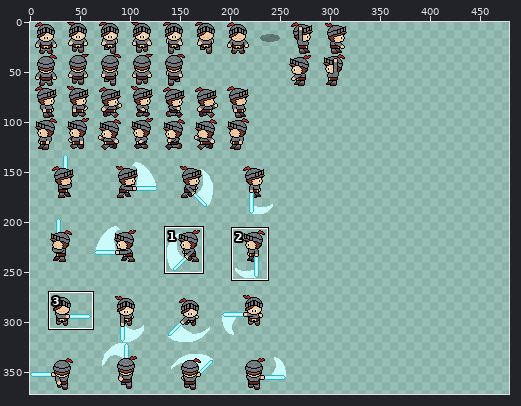
Pixel-art file -- Assets/Sprites/player/player_knight_master.aseprite. Above, an overview of the earlier version with the close-up marked.
Close-up. Before:
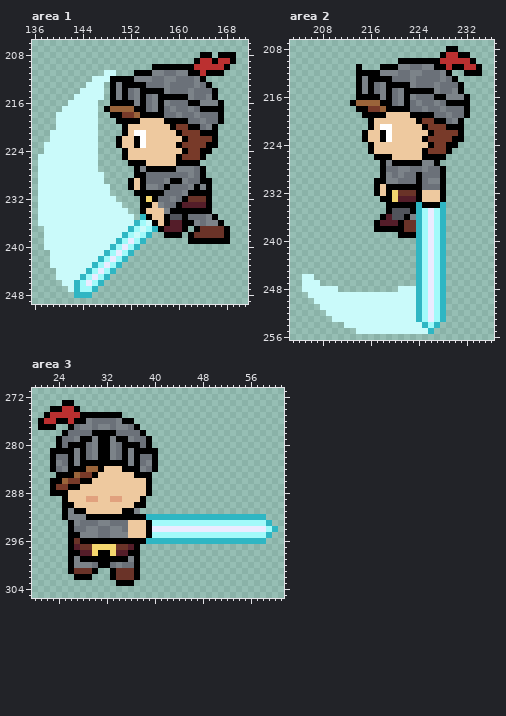
640x640 pixels, 1 frame. Shown: area 1: x 136..171, y 206..249; area 2: x 203..236, y 207..256; area 3: x 20..61, y 271..305. The wide view leaves out empty margins. The commit also changed other parts of the picture, which this record leaves out.
After the commit:
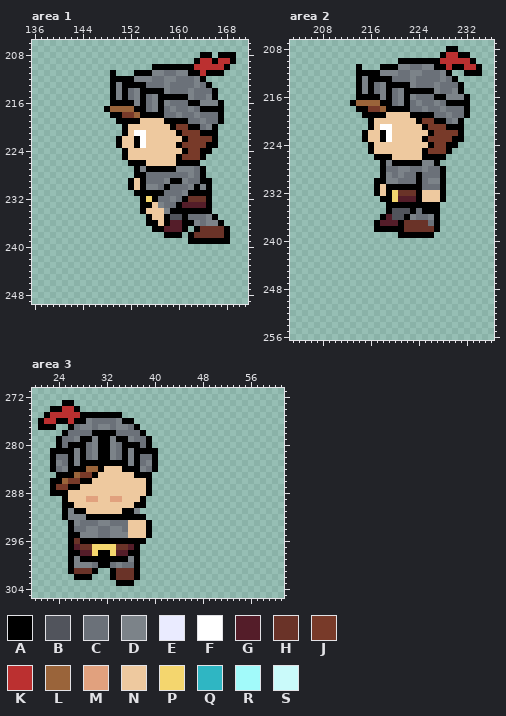
Palette (. is transparent): A #000000  B #51545c  C #6b7179  D #7c8389  E #eaebff  F #ffffff  G #541d29  H #6a3328  J #783a29  K #bb3030  L #9a643a  M #e1a17e  N #eec99f  P #f4d66e  Q #2fb6c3  R #a2fafa  S #cafafa
The exact change:
layer "Sword" now hidden
Changed rows in their new state; - is an unchanged pixel.
Area 1:
first column x 137:
211 -----------.A-------
212 ---------...--------
213 --------...---------
214 -------....---------
215 ------.....---------
216 -----.....----------
217 ----......----------
218 ---.......----------
219 ---.......----------
220 ---.......----------
221 --........----------
222 --........----------
223 -.........----------
224 -.........----------
225 ..........----------
226 ..........----------
227 ..........----------
228 ...........---------
229 ...........---------
230 ............--------
231 ............--------
232 .............-------
233 ..............------
234 ...............-----
235 ................-.--
236 ..................A-
237 -..................A
238 -..................-
239 -.................--
240 -................---
241 --..............----
242 --.............-----
243 --............------
244 ---..........-------
245 ---.........--------
246 ----.......---------
247 -----.....----------
248 ------...-----------
Area 2:
first column x 205:
234 -------------------A---.
235 -------------------CAAA.
236 -------------------CCDA.
237 -------------------HHCA.
238 -------------------HHHA.
239 -------------------AAA..
240 -------------------.....
241 -------------------.....
242 -------------------.....
243 -------------------.....
244 -------------------.....
245 -------------------.....
246 ..-----------------.....
247 ...----------------.....
248 ......----------........
249 -.......................
250 --......................
251 ---.....................
252 ----....................
253 -----...................
254 -------................-
255 ---------.............--
Area 3:
first column x 39:
292 ....................--
293 -....................-
294 -.....................
295 -....................-
296 ....................--
